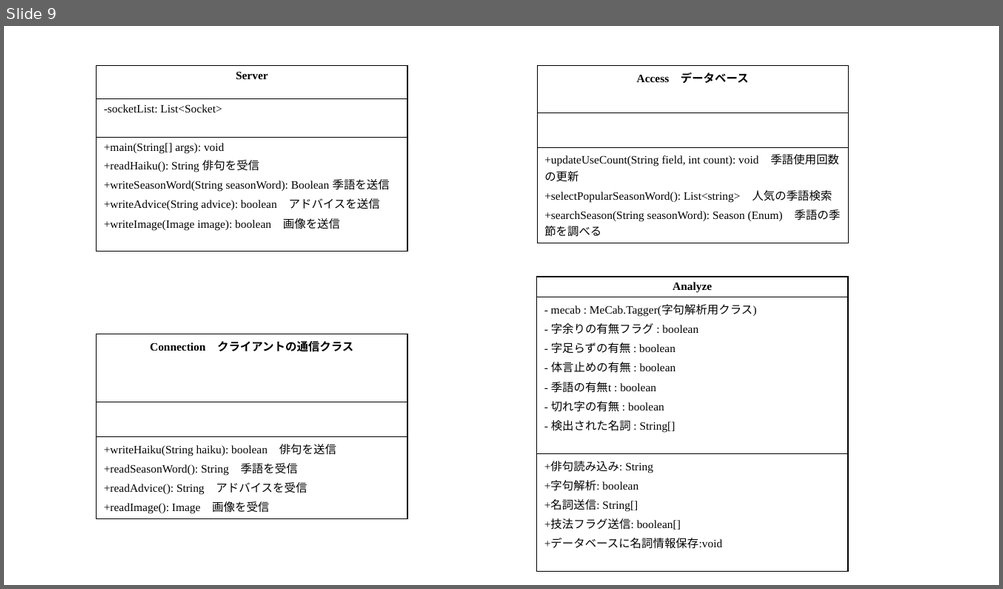
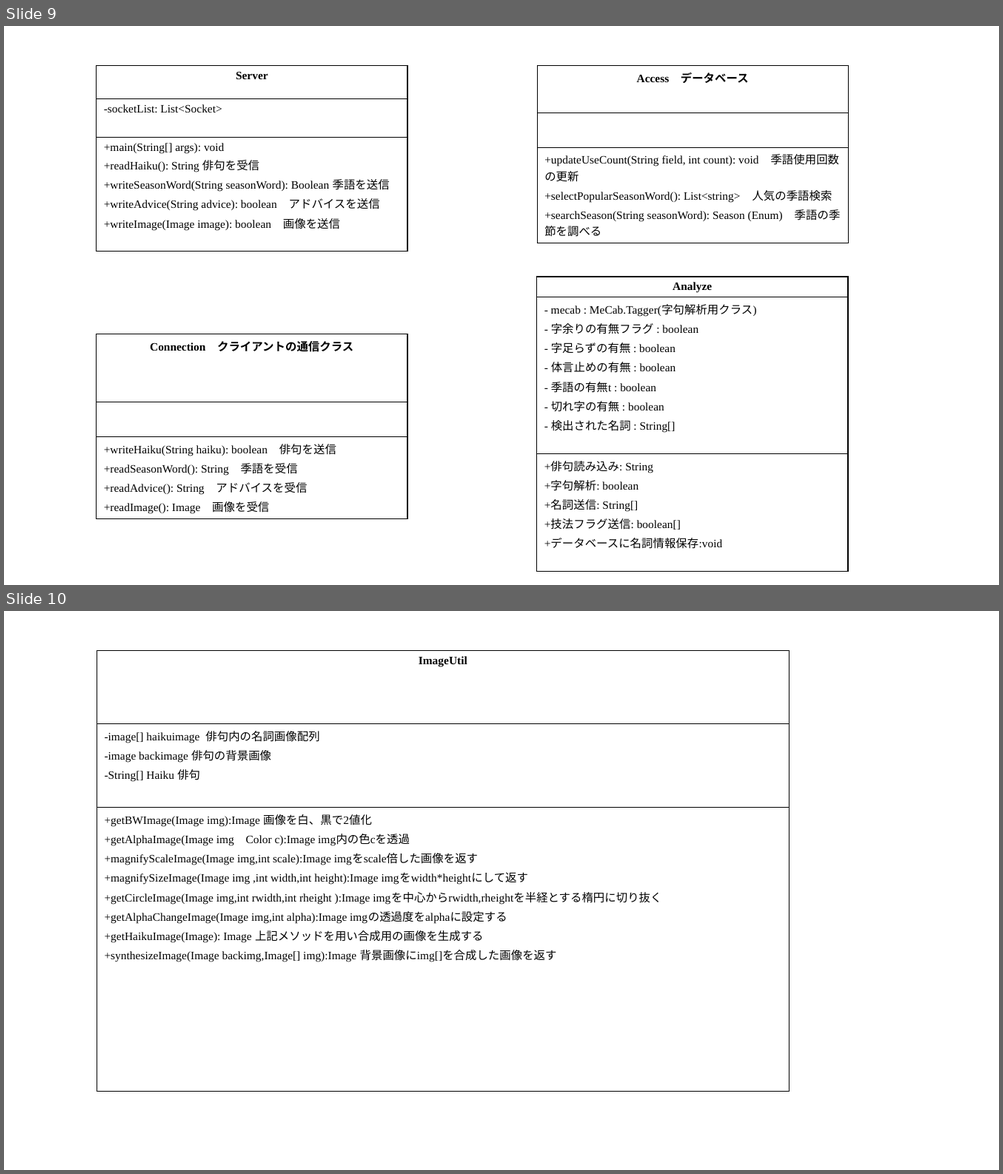
Before and after one commit to PL2GroupJ/Document, a slide deck: class_v2.ppt. Shown one above the other, each under a label of ours: slide 9 before the commit, slides 9 and 10 after it. The pictures are 1003x589 and 1003x1174 pixels, drawn with LibreOffice and Linux fonts; fonts in the diff are those of the drawing. Boxes give left, top, right and bottom in pixels: in the first picture for what was removed or moved away, otherwise in the second. Text is boxed around its words. In the diff, an @@ line names an element or a change of style, - is before the commit and + after.

```diff
--- a/class_v2.ppt
+++ b/class_v2.ppt
@@ slide 10 added at (4, 611, 999, 1170), background #FFFFFF @@
@@ table added at (96, 650, 788, 1092), 3 rows, 1 columns @@
+ImageUtil
+-image[] haikuimage 俳句内の名詞画像配列 / -image backimage 俳句の背景画像 / -String[] Haiku 俳句
++getBWImage(Image img):Image 画像を白、黒で2値化 / +getAlphaImage(Image img Color c):Image img内の色cを透過 / +magnifyScaleImage(Image img,int scale):Image imgをscale倍した画像を返す / +magnifySizeImage(Image img ,int width,int height):Image imgをwidth*heightにして返す / +getCircleImage(Image img,int rwidth,int rheight ):Image imgを中心からrwidth,rheightを半経とする楕円に切り抜く / +getAlphaChangeImage(Image img,int alpha):Image imgの透過度をalphaに設定する / +getHaikuImage(Image): Image 上記メソッドを用い合成用の画像を生成する / +synthesizeImage(Image backimg,Image[] img):Image 背景画像にimg[]を合成した画像を返す
```
Also in this commit, not shown: 1 other file.
